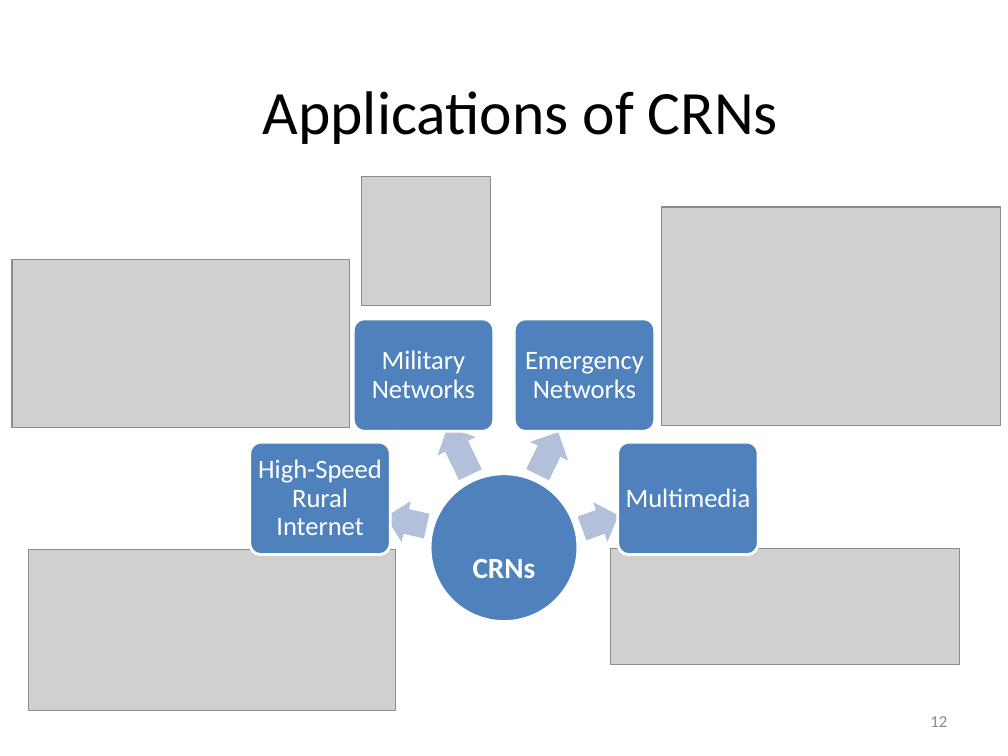
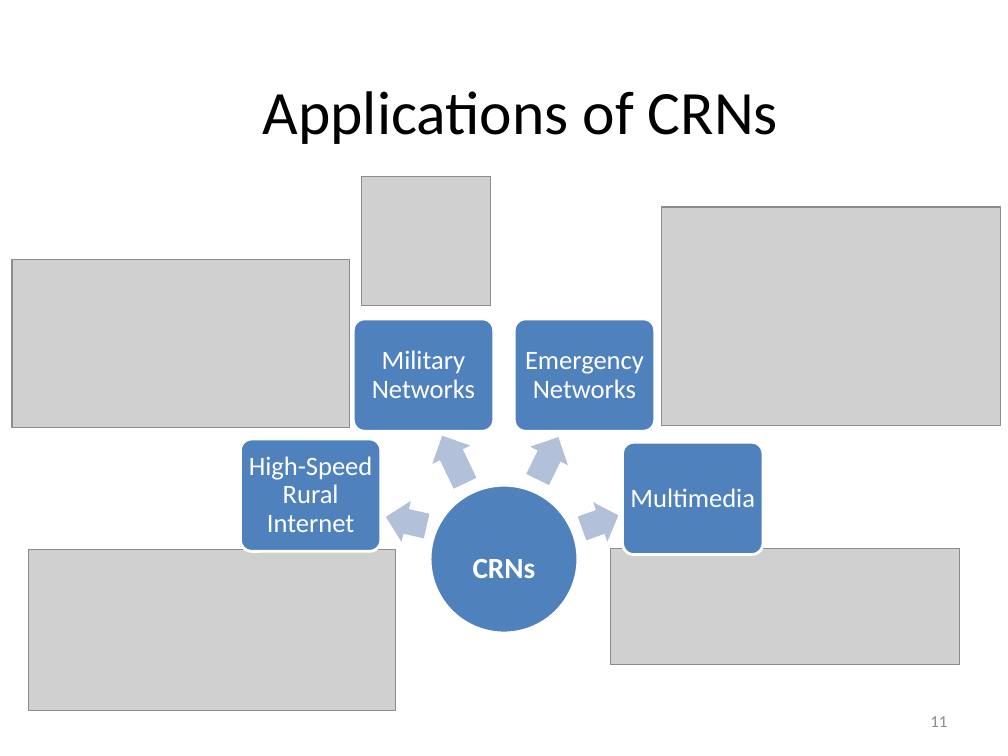
Before and after one commit to takhandipu/MSThesisPresentation, a slide deck: slide 11 of draft.pptx (slide 12 before the commit). Drawn at 1008x756 pixels with LibreOffice and Linux fonts; fonts in the diff are those of the drawing; grey boxes stand for pictures. Boxes give left, top, right and bottom in pixels: in the first picture for what was removed or moved away, otherwise in the second. Text is boxed around its words. In the diff, an @@ line names an element or a change of style, - is before the commit and + after.

```diff
--- a/draft.pptx
+++ b/draft.pptx
@@ rounded rectangle: place and size @@
-rounded rectangle at [250, 443, 390, 554]
+rounded rectangle at [240, 439, 380, 551]
@@ text "High-Speed Rural Internet": place and size @@
-text "High-Speed Rural Internet" at [258, 459, 382, 535]
+text "High-Speed Rural Internet" at [249, 456, 373, 532]
@@ left arrow: place and size @@
-left arrow at [428, 418, 489, 483]
+left arrow at [423, 427, 484, 492]
@@ left arrow: place and size @@
-left arrow at [518, 423, 577, 484]
+left arrow at [518, 428, 577, 489]
@@ rounded rectangle: place and size @@
-rounded rectangle at [618, 443, 758, 554]
+rounded rectangle at [623, 443, 763, 554]
@@ text "Multimedia": place and size @@
-text "Multimedia" at [626, 488, 751, 507]
+text "Multimedia" at [630, 488, 755, 507]
@@ ellipse: place and size @@
-ellipse at [430, 474, 579, 622]
+ellipse at [430, 485, 579, 633]
@@ page number at [930, 716, 947, 727]: text changed @@
-12
+11
```
Also in this commit, not shown: 17 other slides changed, 1 slide added, 1 other file.
